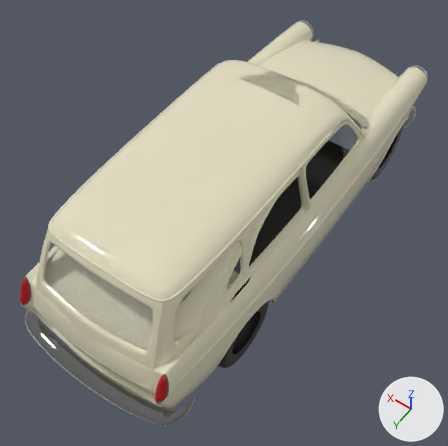
The glTF model public/volkswagen-type3.glb: old version first, new version second.
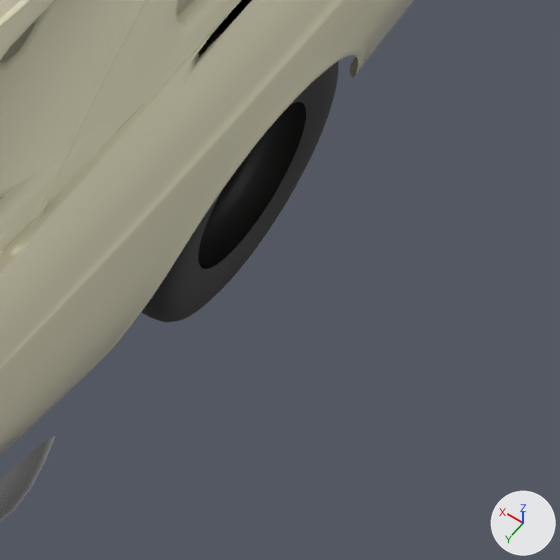
The first picture shows the older version from a 50 mm lens placed at (-1.91, 3.02, 3.86), pointed at (-0.03, 0.4, -0.26). The close-ups show both versions on the part from 40% to 73% of the width and 64% to 96% of the height of that picture; other places that the commit changed are outside them. Every picture has the same lights, and +X, +Y and +Z are marked at lower right.

Script lines for the objects in view, before the commit:
```python
me_cylinder_001 = bpy.data.meshes.new('Cylinder.001')
me_cylinder_001.from_pydata(...)  # 4352 vertices, 8192 faces; spans x -0.73..0.73, y -1.66..1.4, z -0.74..-0.08
me_cylinder_001.materials.append(mat_chassis)  # black #202020
me_mesh_017 = bpy.data.meshes.new('Mesh.017')
me_mesh_017.from_pydata(...)  # 984 vertices, 1760 faces; spans x -0.695..0.695, y 0.207..1.585, z 0.17..0.615
me_mesh_017.materials.append(mat_paint)  # light grey #e4dfc2
me_mesh_018 = bpy.data.meshes.new('Mesh.018')
me_mesh_018.from_pydata(...)  # 2043 vertices, 3812 faces; spans x -0.68..0.68, y -0.99..1.99, z -0.11..0.73
me_mesh_018.materials.append(mat_paint)  # light grey #e4dfc2
ob_rear_window_panels_fastback = bpy.data.objects.new('rear_window_panels_fastback', me_mesh_017)
ob_rear_window_panels_fastback.location = (0.0, 0.0, 0.0)
ob_roof_skin_fastback = bpy.data.objects.new('roof_skin_fastback', me_mesh_018)
ob_roof_skin_fastback.location = (0.0, 0.0, 0.0)
ob_tyre = bpy.data.objects.new('tyre', me_cylinder_001)
ob_tyre.location = (0.0, 0.0, 0.0)
# also in view: 'bumper_rear' at (0.0, 1.92, -0.36); 'rear_window_panels_square' at (0.0, 1.04, 0.38); 'rear_wing' at (0.0, 1.1, -0.16)
```
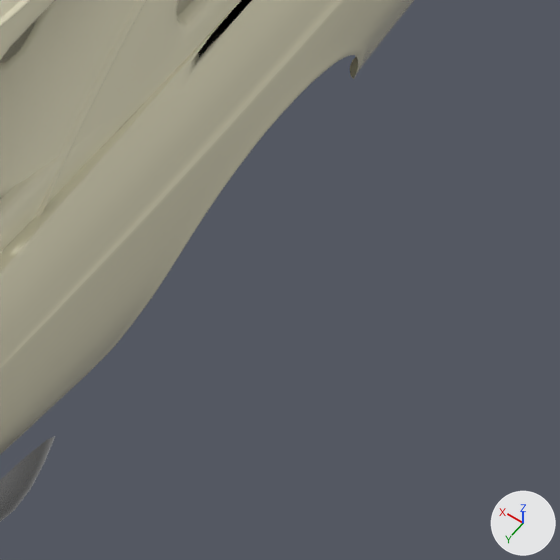
Boxes [x1, y1, x2, y2] around the edits, measured in the close-ups (560 x 560 px):
'tyre', deleted (black)
    before: [142, 62, 339, 322]

The edits, one by one:
Object 'tyre' (ob_tyre) is deleted.
